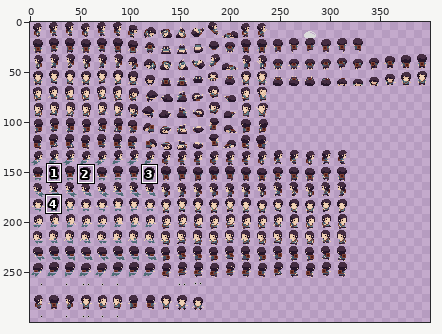
A sprite sheet gets an edit: Project/Resources/Player/Player.png. The picture above shows the old version from afar; the outline marks the close-up.
Close-up. Before the edit:
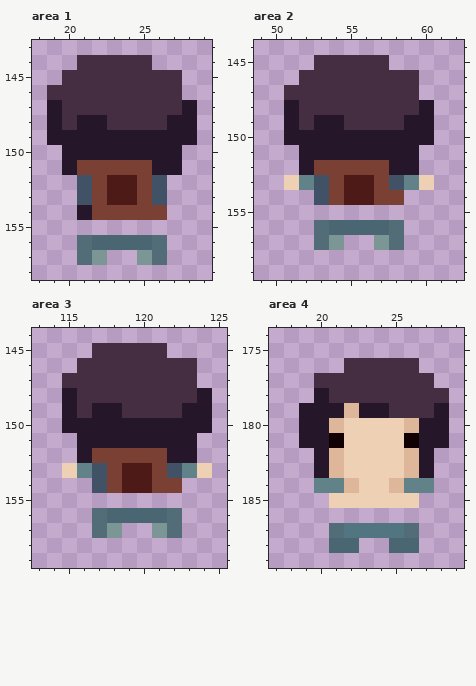
The file is 400x304 pixels. Pixels under 10% opacity are left out. Colours within 5 levels of each other are drawn and written as one. Shown: area 1: x 18..29, y 143..158; area 2: x 49..62, y 144..159; area 3: x 113..125, y 144..159; area 4: x 17..29, y 174..189. The wide view leaves out empty margins. The commit also changed other parts of the picture, which this record leaves out.
New version:
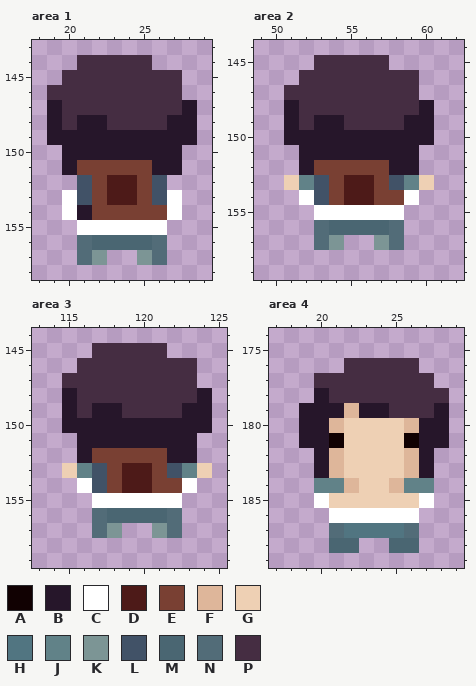
Palette (. is transparent): A #110102  B #26162a  C #ffffff  D #4d1a18  E #794033  F #deb69a  G #eed0b4  H #517581  J #618288  K #7c9595  L #415267  M #4a6672  N #526c78  P #452d42
The edit:
--- area 1
@@ x 18..29 @@
 152 ...LEDDEL...
-153 ...LEDDEL...
-154 ...BEEEEE...
-155 ............
+153 ..CLEDDELC..
+154 ..CBEEEEEC..
+155 ...CCCCCC...
 156 ...NMMMMN...
--- area 2
@@ x 49..62 @@
 153 ..GJLEDDELJG..
-154 ....LEDDEE....
-155 ..............
+154 ...CLEDDEEC...
+155 ....CCCCCC....
 156 ....NMMMMN....
--- area 3
@@ x 113..125 @@
 153 ..GJLEDDELJG.
-154 ....LEDDEE...
-155 .............
+154 ...CLEDDEEC..
+155 ....CCCCCC...
 156 ....NMMMMN...
--- area 4
@@ x 17..29 @@
 184 ...JJFGGFJJ..
-185 ....GGGGGG...
-186 .............
+185 ...CGGGGGGC..
+186 ....CCCCCC...
 187 ....NHHHHN...
Boxes around the changes in both close-ups, in picture pixels (x1, y1, x2, y2):
added: (62, 190, 182, 235)
added: (299, 190, 419, 220)
added: (77, 478, 197, 508)
added: (314, 493, 434, 523)
